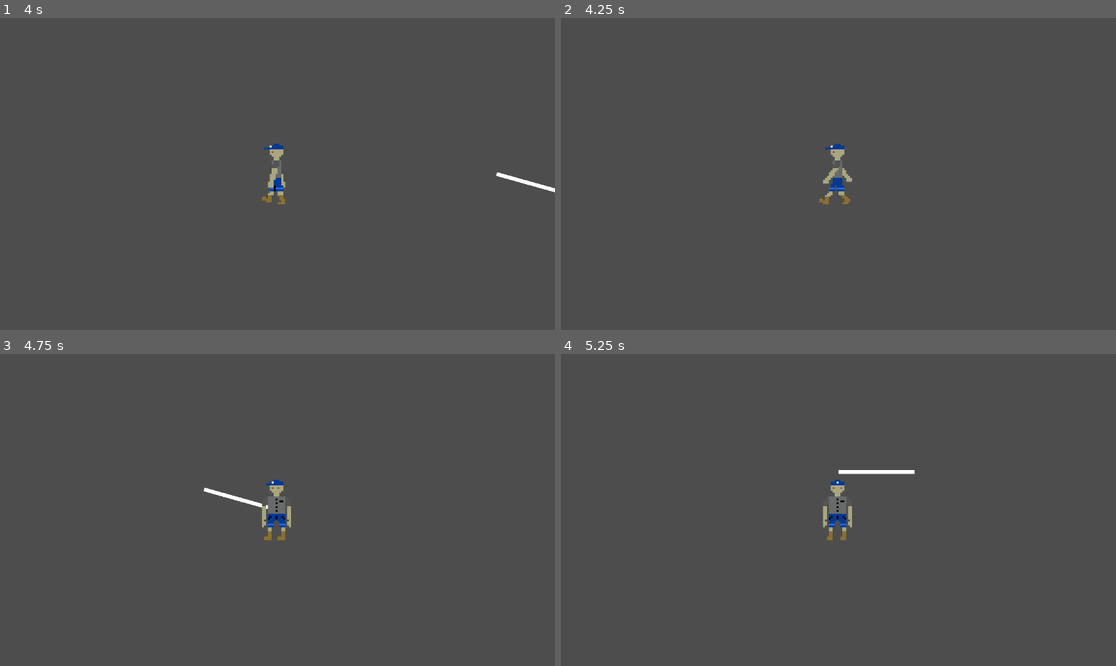
Above: before the commit, frames 1-4 (two rows, left to right).
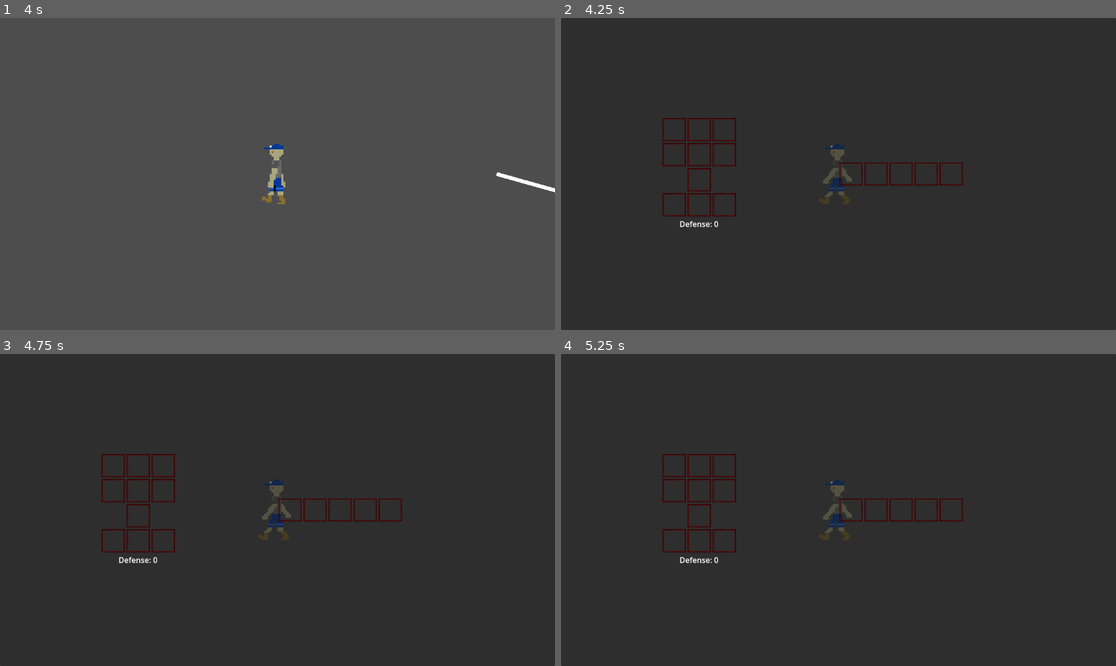
Above: after the commit, the same moments.

Repository: NathanFord68/TroubleInCognition
Game: Godot game, scene res://main.tscn
Same seed, same stepped clock (60 frames per second), same inputs: the game is played once before the commit and once after it.
Inputs (mouse positions are in pixels of both pictures, inside the frame that each line leads up to):
- Up to frame 1 (4 s): tap Enter at 0.5 s; move the mouse to (399, 158) at 0.52 s; hold D (player_right) 0.53-1.25 s; tap E (player_interact) at 0.6, 2.1, 3.6 s; click (399, 158) at 0.67 s; drag from (166, 189) to (249, 236) at 1.27 s; move the mouse to (333, 105) at 2.02 s; hold D (player_right) 2.03-2.75 s; drag from (249, 236) to (111, 127) at 2.77 s; move the mouse to (444, 220) at 3.52 s; hold A (player_left) from 3.53 s (still down)
- Up to frame 2 (4.25 s): keep holding A (player_left); tap Tab (player_toggle_inventory) at 4.15 s
- Up to frame 3 (4.75 s): release A (player_left) at 4.25 s; drag from (111, 463) to (194, 432) at 4.27 s
- Up to frame 4 (5.25 s): move the mouse to (866, 510) at 5.02 s; hold S (player_down) from 5.03 s (still down); tap E (player_interact) at 5.1 s; click (866, 510) at 5.17 s

Frame 1 is identical in both runs. In frame 2, 100% of the frame differs, in the area x 0-100%, y 0-100%; in frame 3, 100%; in frame 4, 100%.

Commit message:
Fixed the pausing bug

Diff:
--- a/assets/objects/player.tscn
+++ b/assets/objects/player.tscn
@@ -459,6 +459,7 @@
 [node name="PlayerViewport" type="CanvasLayer" parent="."]
 
 [node name="InventoryViewport" parent="PlayerViewport" instance=ExtResource("8_rq083")]
+process_mode = 3
 visible = false
 
 [node name="Controller" parent="." node_paths=PackedStringArray("animation_tree") instance=ExtResource("4_i3jf3")]
--- a/scripts/inventory_viewport.gd
+++ b/scripts/inventory_viewport.gd
@@ -8,9 +8,13 @@
 
 
 func _process(delta):
-	if Input.is_action_just_released("player_toggle_inventory"):
-		visible = false
-		get_tree().paused = false
+	if Input.is_action_just_pressed("player_toggle_inventory"):
+		if visible:
+			visible = false
+			get_tree().paused = false
+			return
+		visible = true
+		get_tree().paused = true
 
 ## Returns a reference to the backpack from lower
 func get_backpack():
--- a/scripts/player.gd
+++ b/scripts/player.gd
@@ -28,10 +28,6 @@
 		return
 	if Input.is_action_just_pressed("dev_debug"):
 		inventory_manager.debug_print()
-
-	if Input.is_action_just_released("player_toggle_inventory"):
-		$PlayerViewport/InventoryViewport.visible = true
-		get_tree().paused = true
 
 	if Input.is_action_just_pressed("player_interact"):
 		$Controller.handle_interact(get_target(attributes.base_reach))
